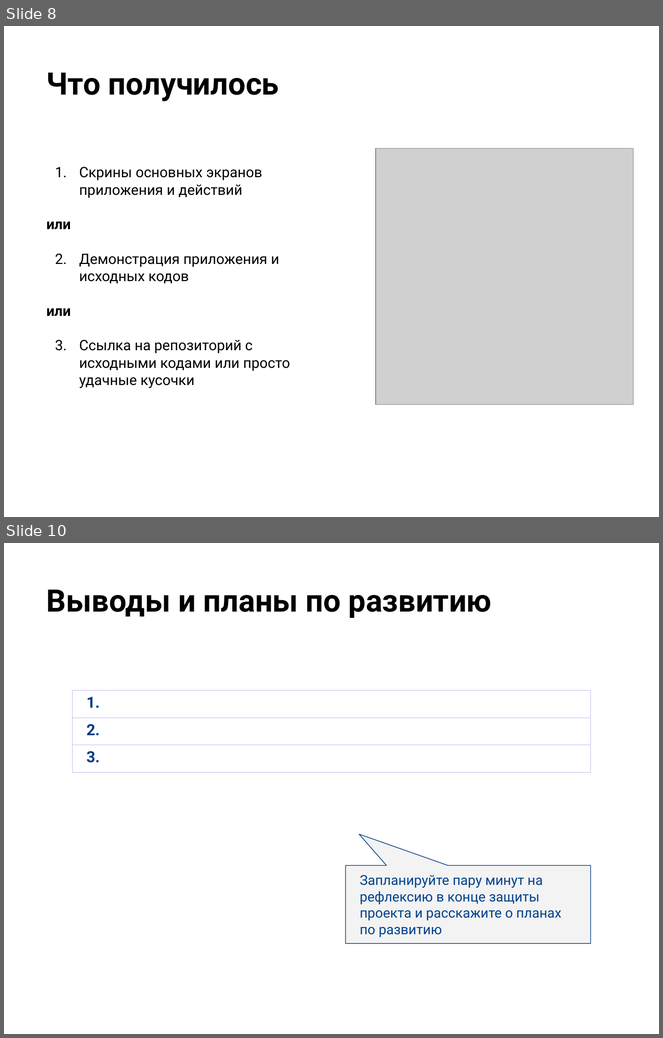
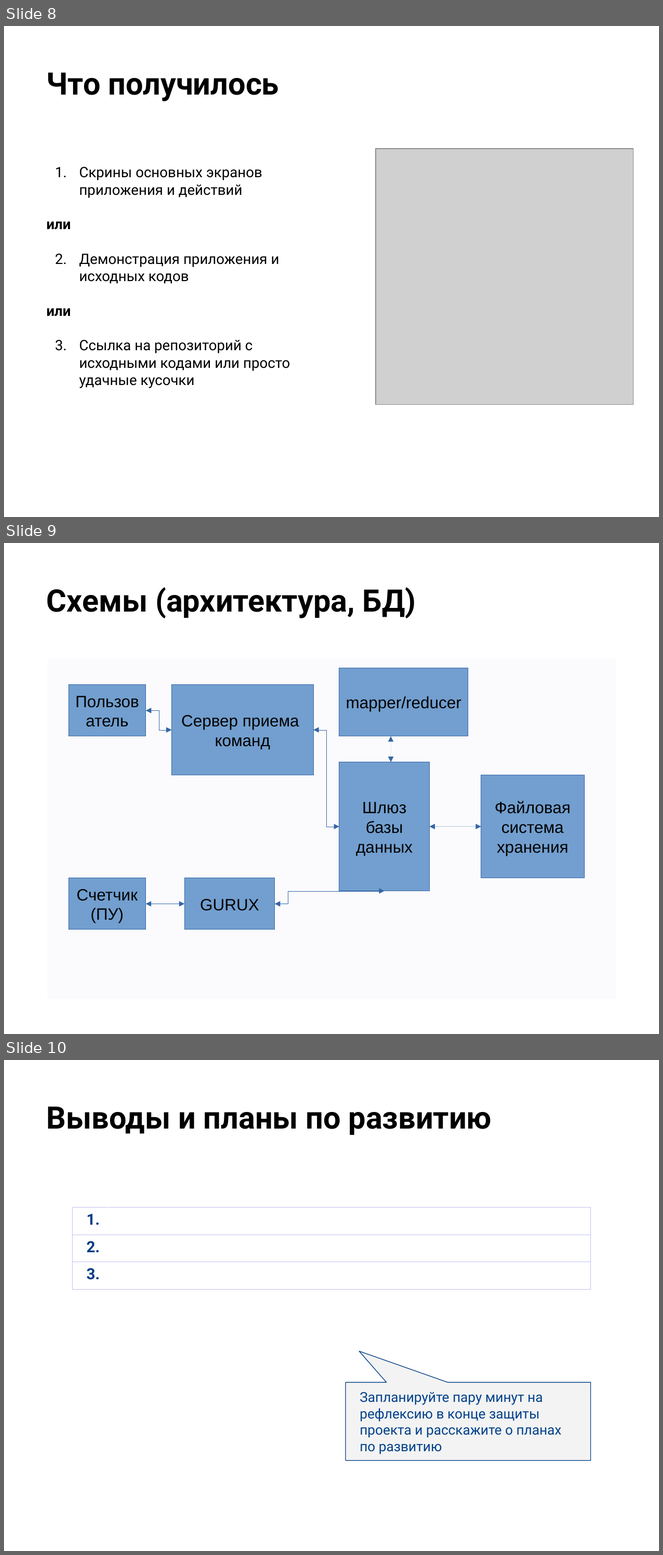
Before and after one commit to otus-learn-ivan/final_project_task, a slide deck: Защита проекта.pptx. Shown one above the other, each under a label of ours: slides 8 and 10 before the commit, slides 8, 9 and 10 after it; the slides between them are not shown. The pictures are 663x1038 and 663x1555 pixels, drawn with LibreOffice and Linux fonts; fonts in the diff are those of the drawing; grey boxes stand for pictures; background and template pictures are left out. Boxes give left, top, right and bottom in pixels: in the first picture for what was removed or moved away, otherwise in the second. Text is boxed around its words. In the diff, an @@ line names an element or a change of style, - is before the commit and + after.

```diff
--- a/Защита проекта.pptx
+++ b/Защита проекта.pptx
@@ slide 9 added at (x1=4, y1=543, x2=659, y2=1034), background picture (left out) @@
@@ title added at (x1=47, y1=587, x2=416, y2=618), 34 pt, text #000000, bold @@
+Схемы (архитектура, БД)
@@ rectangle added at (x1=47, y1=659, x2=616, y2=1000), fill #FBFBFE @@
@@ rectangle added at (x1=339, y1=668, x2=468, y2=736), fill #729FCF, outline #3465A4 0 pt, 18 pt, text #000000 @@
+mapper/reducer
@@ rectangle added at (x1=68, y1=685, x2=145, y2=737), fill #729FCF, outline #3465A4 0 pt, 18 pt, text #000000 @@
+Пользователь
@@ rectangle added at (x1=172, y1=685, x2=314, y2=775), fill #729FCF, outline #3465A4 0 pt, 18 pt, text #000000 @@
+Сервер приема
+команд
@@ elbow double arrow added from (146, 711) to (172, 730), #3465A4 0 pt @@
@@ elbow double arrow added from (313, 730) to (339, 827), #3465A4 0 pt @@
@@ double arrow added from (391, 736) to (391, 762), #3465A4 0 pt @@
@@ rectangle added at (x1=339, y1=762, x2=430, y2=891), fill #729FCF, outline #3465A4 0 pt, 18 pt, text #000000 @@
+Шлюз базы данных
@@ rectangle added at (x1=481, y1=775, x2=584, y2=878), fill #729FCF, outline #3465A4 0 pt, 18 pt, text #000000 @@
+Файловая система
+хранения
@@ double arrow added from (430, 827) to (481, 827), #3465A4 0 pt @@
@@ rectangle added at (x1=68, y1=878, x2=145, y2=930), fill #729FCF, outline #3465A4 0 pt, 18 pt, text #000000 @@
+Счетчик(ПУ)
@@ rectangle added at (x1=185, y1=878, x2=275, y2=930), fill #729FCF, outline #3465A4 0 pt, 18 pt, text #000000 @@
+GURUX
@@ elbow double arrow added from (274, 904) to (385, 891), #3465A4 0 pt @@
@@ elbow double arrow added from (145, 904) to (185, 904), #3465A4 0 pt @@
```
Also in this commit, not shown: 3 slides changed, 1 slide removed.
